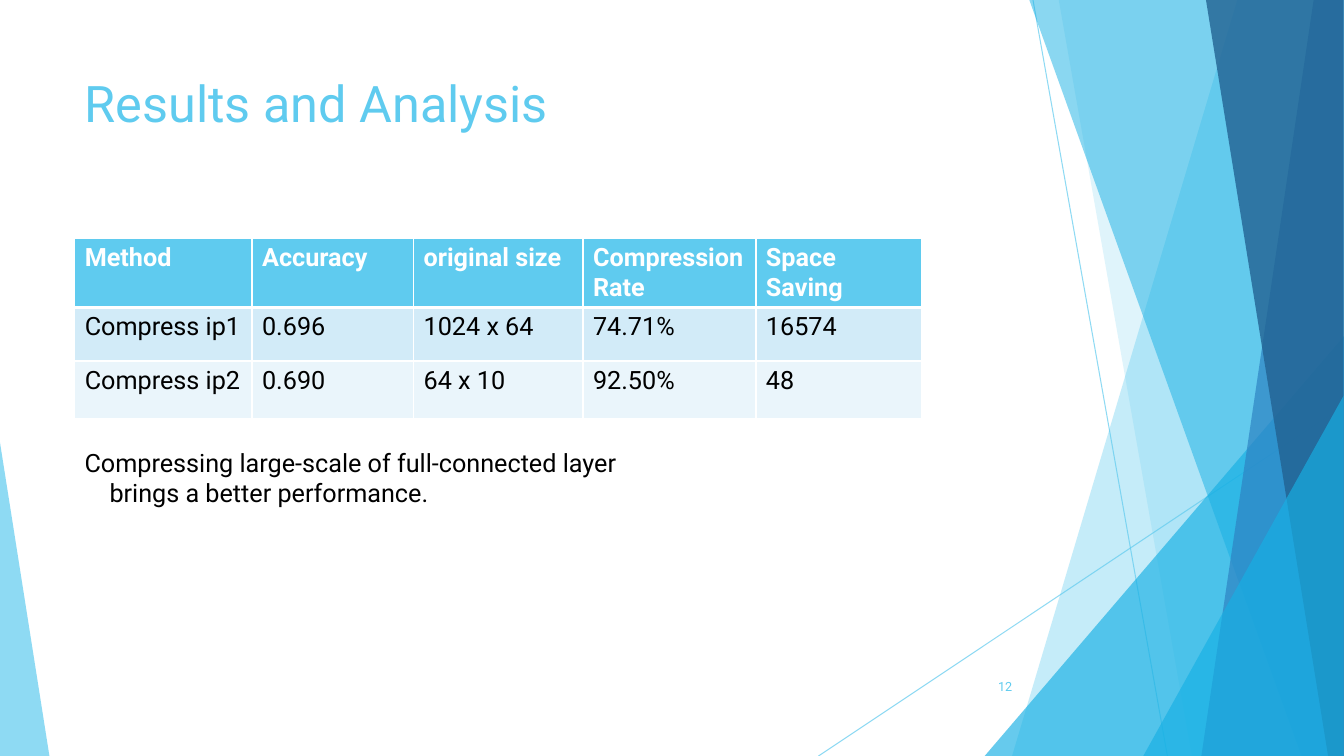
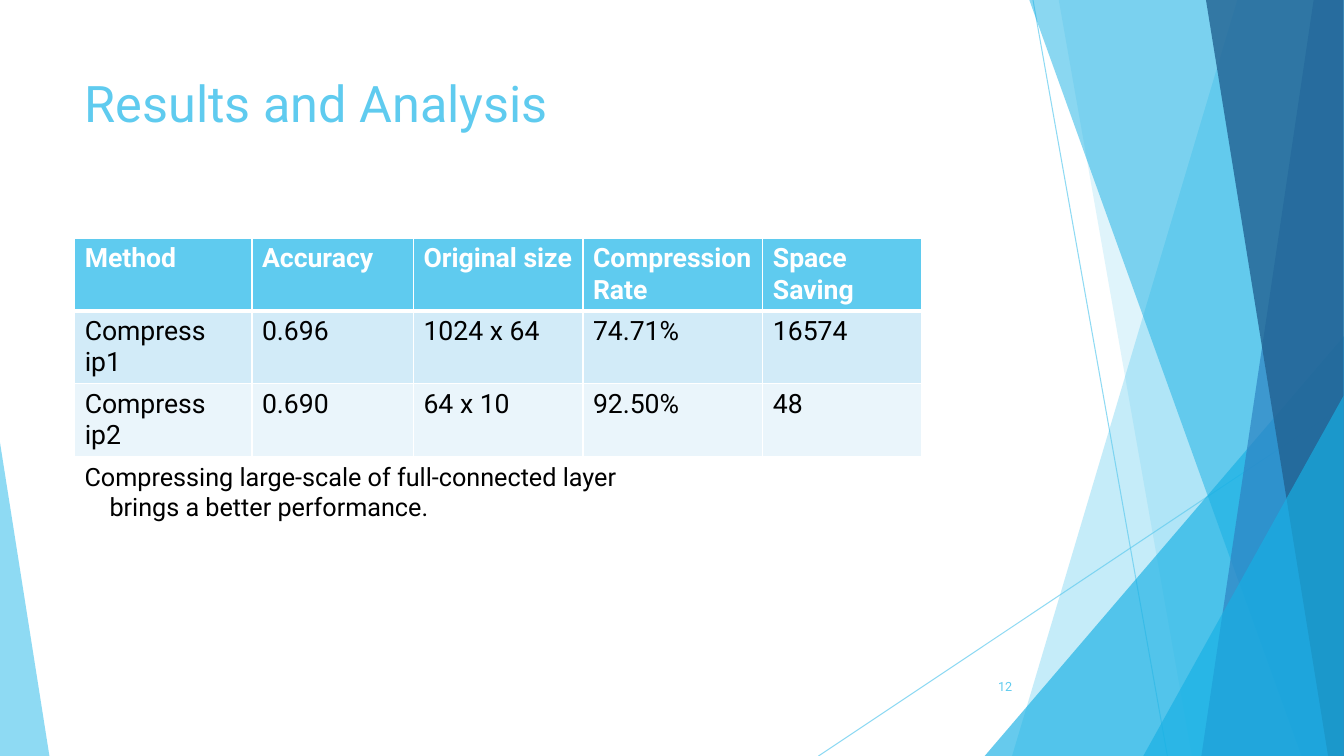
Before and after one commit to wkcn/CaffeSVD, a slide deck: slide 12 of slide.pptx. Drawn at 1344x756 pixels with LibreOffice and Linux fonts; fonts in the diff are those of the drawing. Boxes give left, top, right and bottom in pixels: in the first picture for what was removed or moved away, otherwise in the second. Text is boxed around its words. In the diff, an @@ line names an element or a change of style, - is before the commit and + after.

```diff
--- a/slide.pptx
+++ b/slide.pptx
@@ table at box(75, 238, 923, 460) @@
-row 1, column 3: original size
+row 1, column 3: Original size
@@ size 18 to 19 pt in "Method", "Accuracy", "Compression Rate", "Space Saving" and 10 more places @@
@@ text "Compressing large-scale of full-connected layer": place and size @@
-text "Compressing large-scale of full-connected layer" at box(85, 453, 616, 508)
+text "Compressing large-scale of full-connected layer" at box(85, 467, 616, 522)
```
Also in this commit, not shown: 11 other slides changed, 17 other files.
